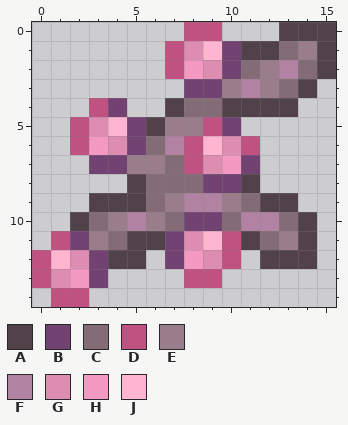
Two states of a pixel-art sprite, Items/Plants/Stoneberry.png. This is how it looked before the edit.
The file is 32x30 pixels, drawn in blocks of 2x2; one block is one cell here.
Palette (. is transparent): A #514249  B #714272  C #846c77  D #bf5281  E #997d8a  F #b282a2  G #dd8db0  H #f49ac2  J #ffb5d0
Now the later version:
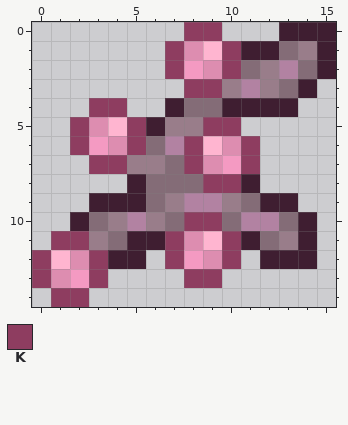
Colours new in this view: K #8e3d60
From old to new:
colour A: #514249 -> #3f1e31
y 0: x 8..9 DD -> KK
y 1..2: x 7 D -> K; x 10 B -> K
y 3: x 8..9 BB -> KK
y 4: x 3..4 DB -> KK
y 5: x 2 D -> K; x 5 B -> K; x 9..10 DB -> KK
y 6: x 2 D -> K; x 5 B -> K; x 8 D -> K; x 11 D -> K
y 7: x 3..4 BB -> KK; x 8 D -> K; x 11 B -> K
y 8: x 9..10 BB -> KK
y 10: x 8..9 BB -> KK
y 11: x 1..2 DB -> KK; x 7 B -> K; x 10 D -> K
y 12: x 0 D -> K; x 3 B -> K; x 7 B -> K; x 10 D -> K
y 13: x 0 D -> K; x 3 B -> K; x 8..9 DD -> KK
y 14: x 1..2 DD -> KK
